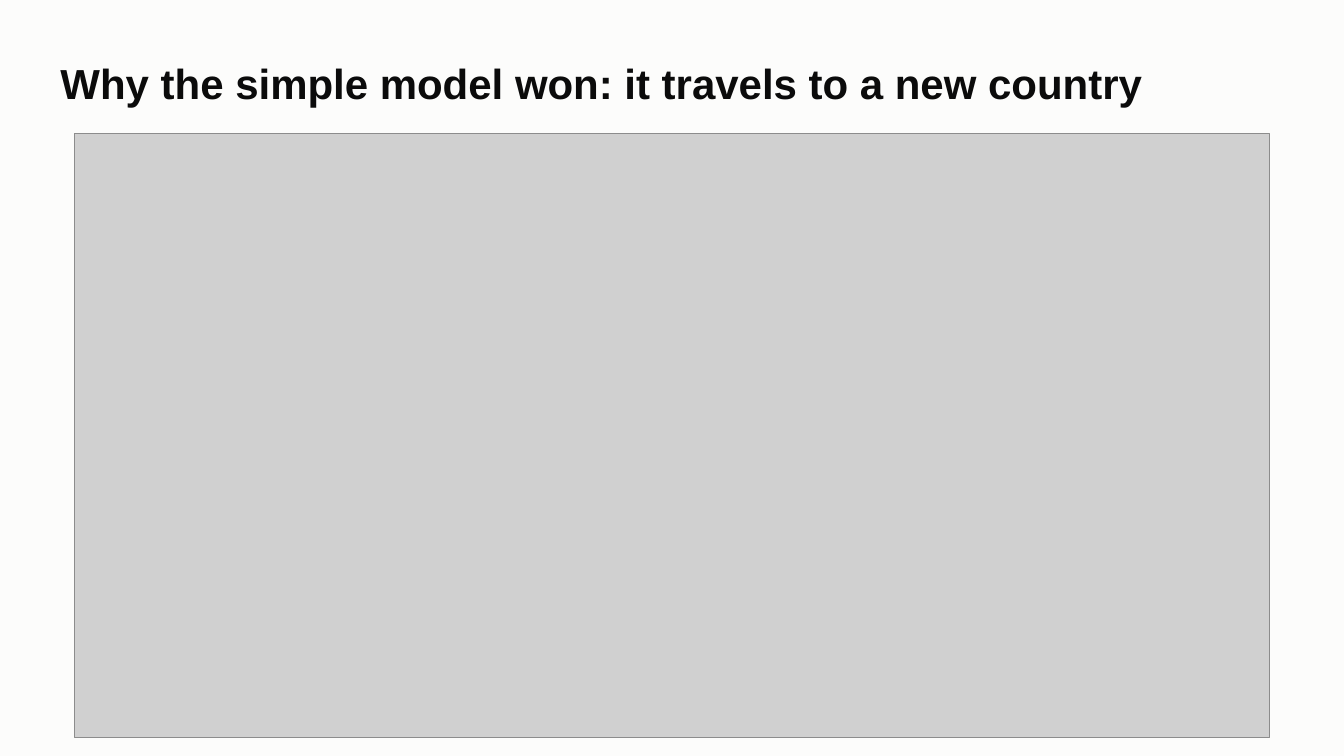
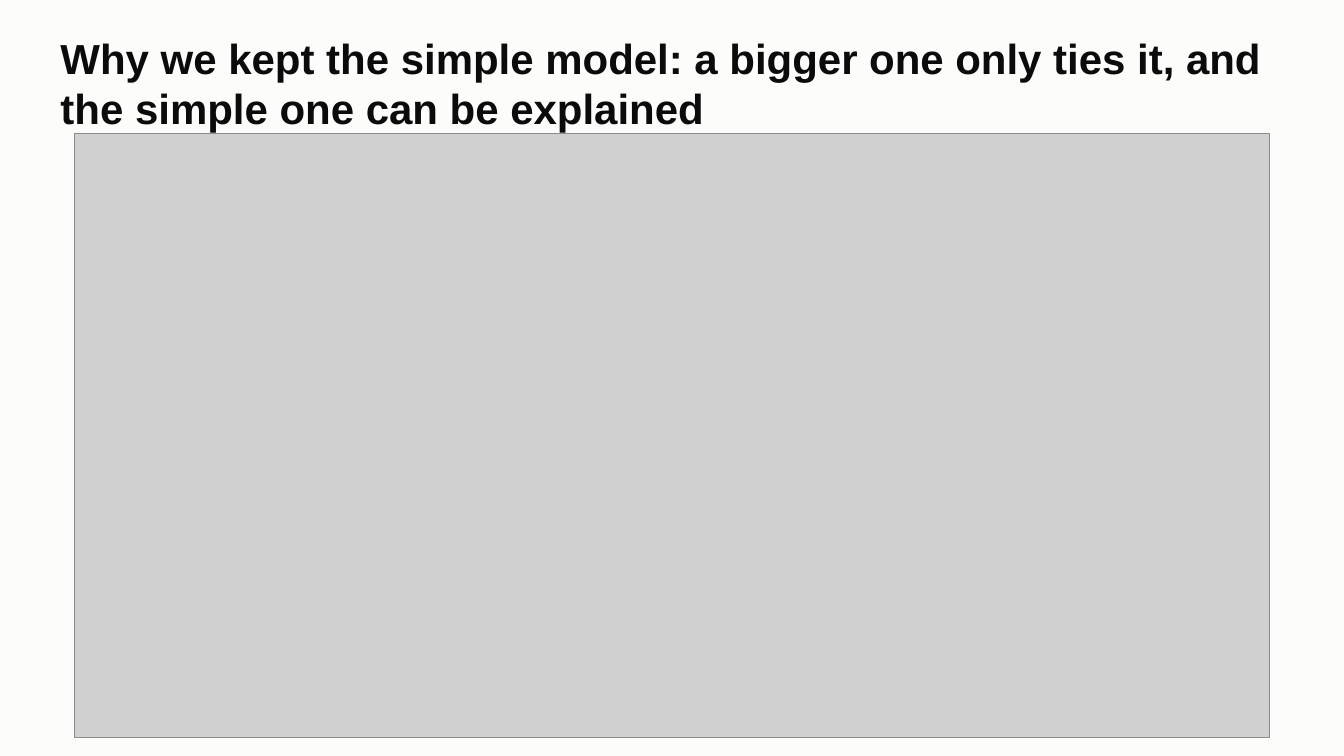
Before and after one commit to ChenSiyun1234/FieldVision, a slide deck: slide 17 of handoff/presentation/FieldVision_model_story.pptx. Drawn at 1344x756 pixels with LibreOffice and Linux fonts; fonts in the diff are those of the drawing; grey boxes stand for pictures. Boxes give left, top, right and bottom in pixels: in the first picture for what was removed or moved away, otherwise in the second. Text is boxed around its words. In the diff, an @@ line names an element or a change of style, - is before the commit and + after.

Commit message:
Deck: the sequence model ties the small one on the labelled fields; four scorings

```diff
--- a/handoff/presentation/FieldVision_model_story.pptx
+++ b/handoff/presentation/FieldVision_model_story.pptx
@@ title at <box>60,43,1261,133</box>: text changed @@
-Why the simple model won: it travels to a new country
+Why we kept the simple model: a bigger one only ties it, and the simple one can be explained
```
Also in this commit, not shown: 2 other slides changed, 1 other file.
